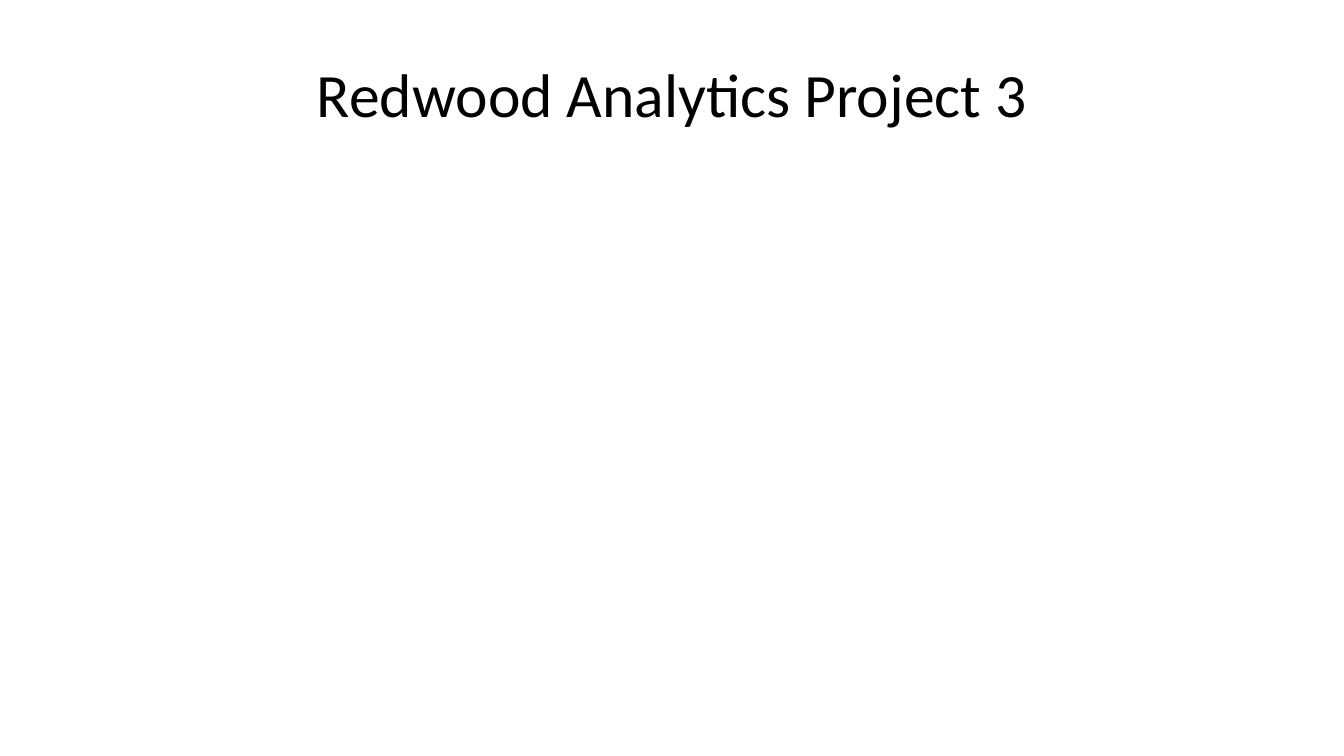
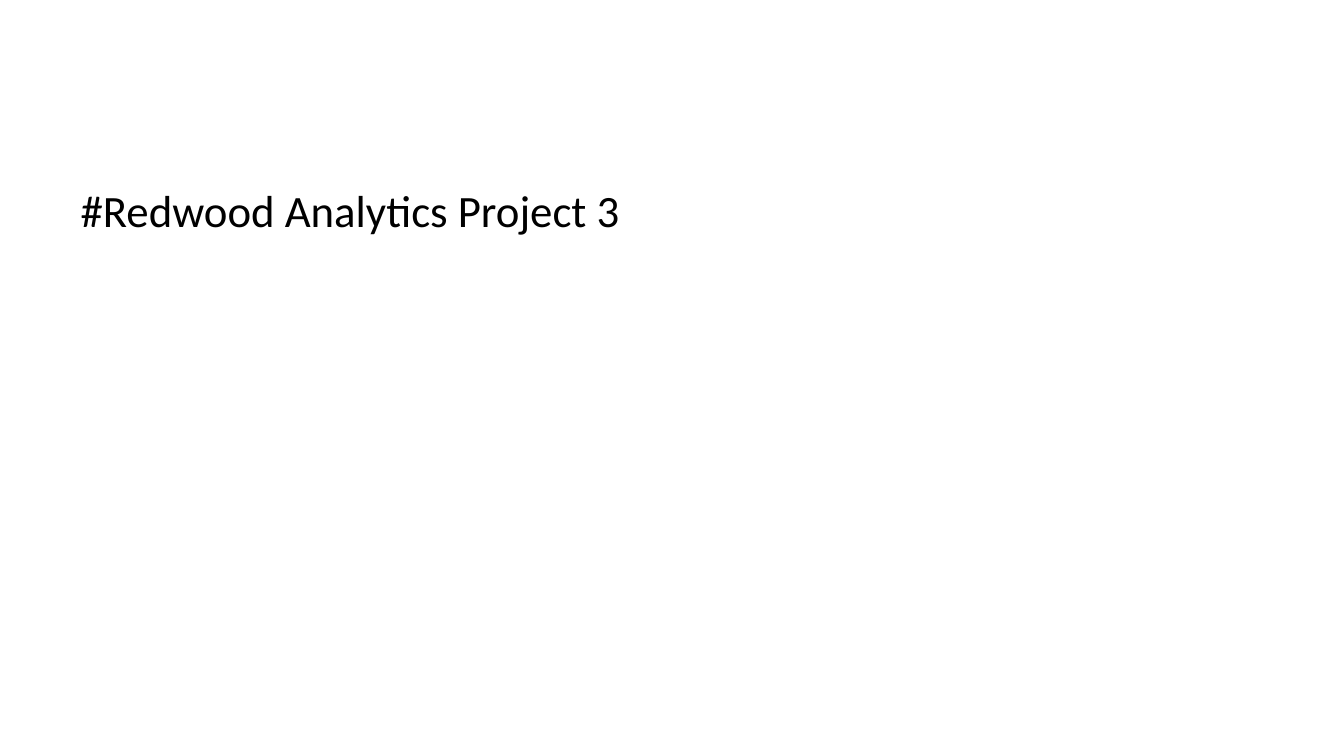
Before and after one commit to deancallahan25/Redwood-Analytics-Portfolio, a slide deck: slide 2 of Project-3/individual-models/data/presentation.pptx. Drawn at 1344x756 pixels with LibreOffice and Linux fonts; fonts in the diff are those of the drawing. Boxes give left, top, right and bottom in pixels: in the first picture for what was removed or moved away, otherwise in the second. Text is boxed around its words. In the diff, an @@ line names an element or a change of style, - is before the commit and + after.

```diff
--- a/Project-3/individual-models/data/presentation.pptx
+++ b/Project-3/individual-models/data/presentation.pptx
@@ text "#Redwood Analytics Project 3" at <box>81,196,620,235</box>: vertical alignment middle to top @@
@@ text at <box>81,196,620,235</box>: text changed; size 33 to 24 pt @@
-Redwood Analytics Project 3
+#Redwood Analytics Project 3
```
Also in this commit, not shown: 1 other slide changed, 4 slides added, 1 slide removed, 5 other files.
